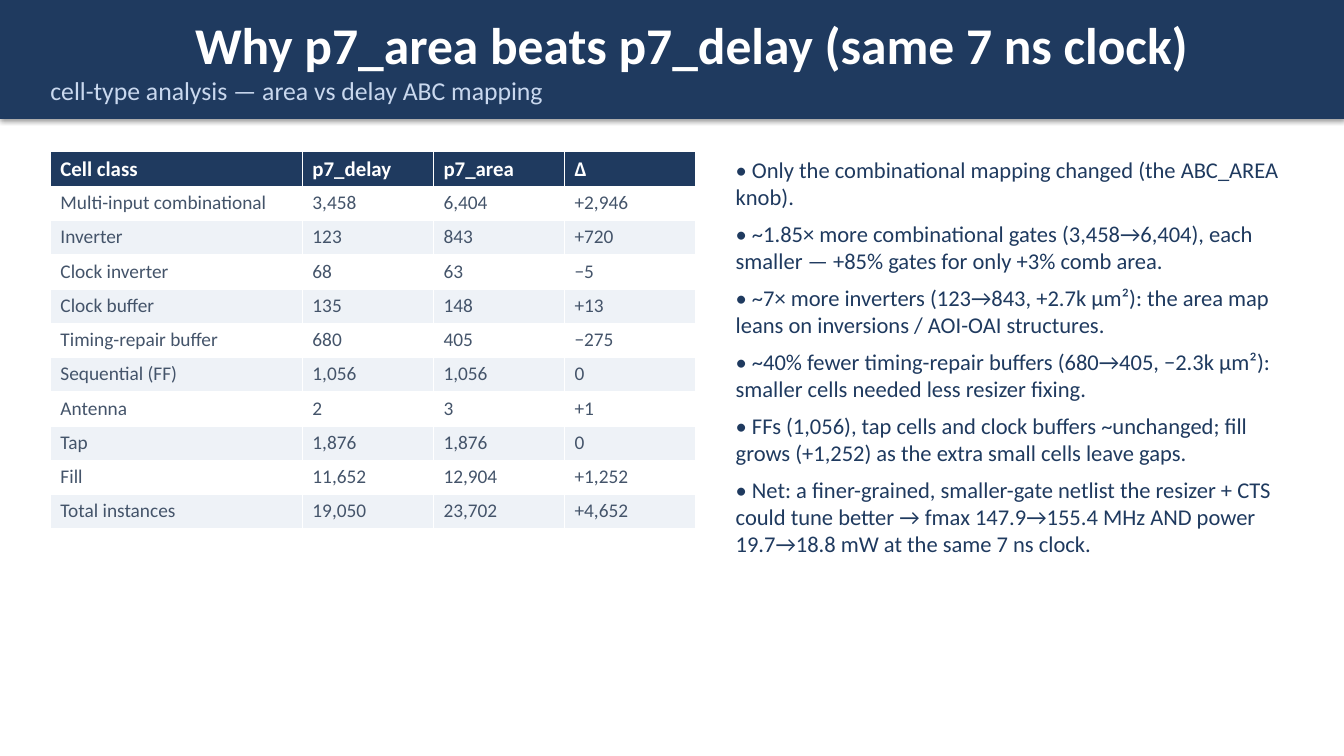
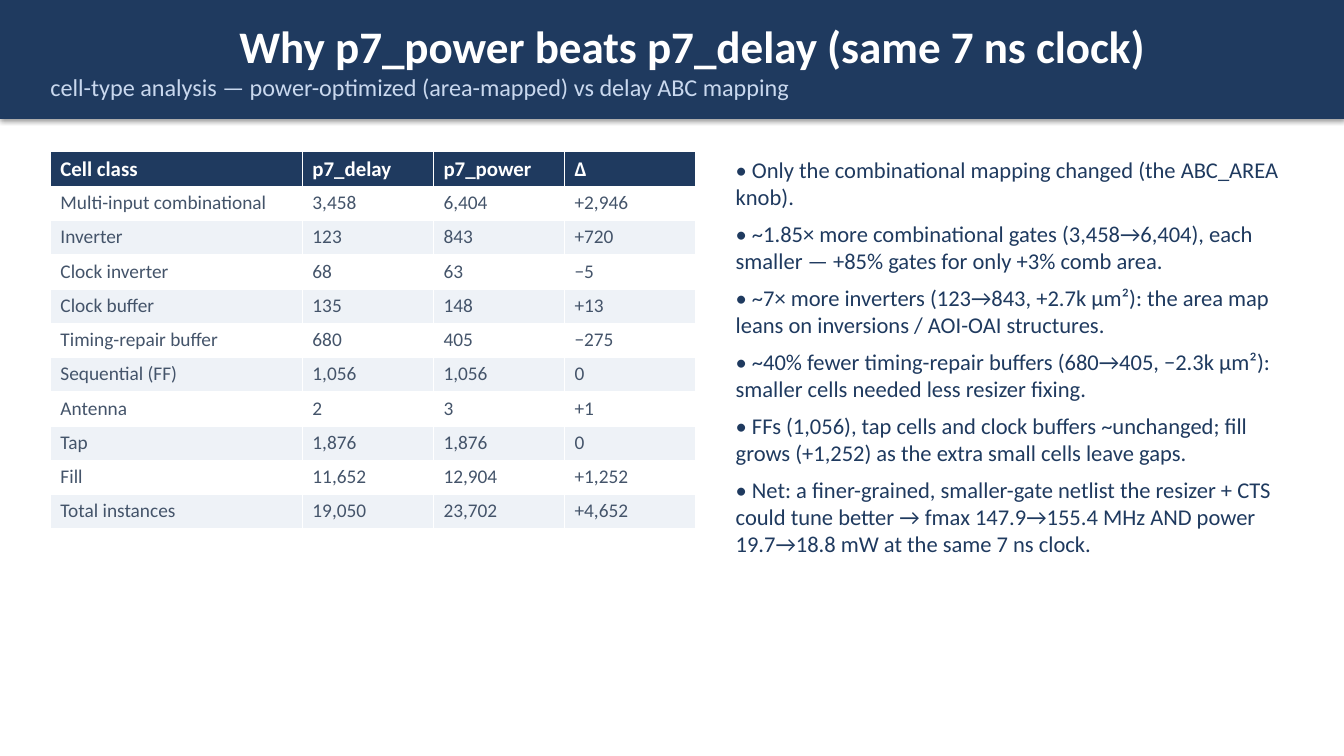
Before and after one commit to wuhannus/lunarch, a slide deck: slide 13 of flow/LUNARCH_AI_Driven_Chip_Design.pptx (slide 12 before the commit). Drawn at 1344x756 pixels with LibreOffice and Linux fonts; fonts in the diff are those of the drawing. Boxes give left, top, right and bottom in pixels: in the first picture for what was removed or moved away, otherwise in the second. Text is boxed around its words. In the diff, an @@ line names an element or a change of style, - is before the commit and + after.

```diff
--- a/flow/LUNARCH_AI_Driven_Chip_Design.pptx
+++ b/flow/LUNARCH_AI_Driven_Chip_Design.pptx
@@ text in rectangle at bbox=[50, 29, 1145, 100]: text changed; size 18.4 to 17.2 pt @@
-Why p7_area beats p7_delay (same 7 ns clock)
-cell-type analysis — area vs delay ABC mapping
+Why p7_power beats p7_delay (same 7 ns clock)
+cell-type analysis — power-optimized (area-mapped) vs delay ABC mapping
@@ table at bbox=[50, 151, 696, 528] @@
-row 1, column 3: p7_area
+row 1, column 3: p7_power
```
Also in this commit, not shown: 18 other slides changed, 1 slide added, 7 other files.
